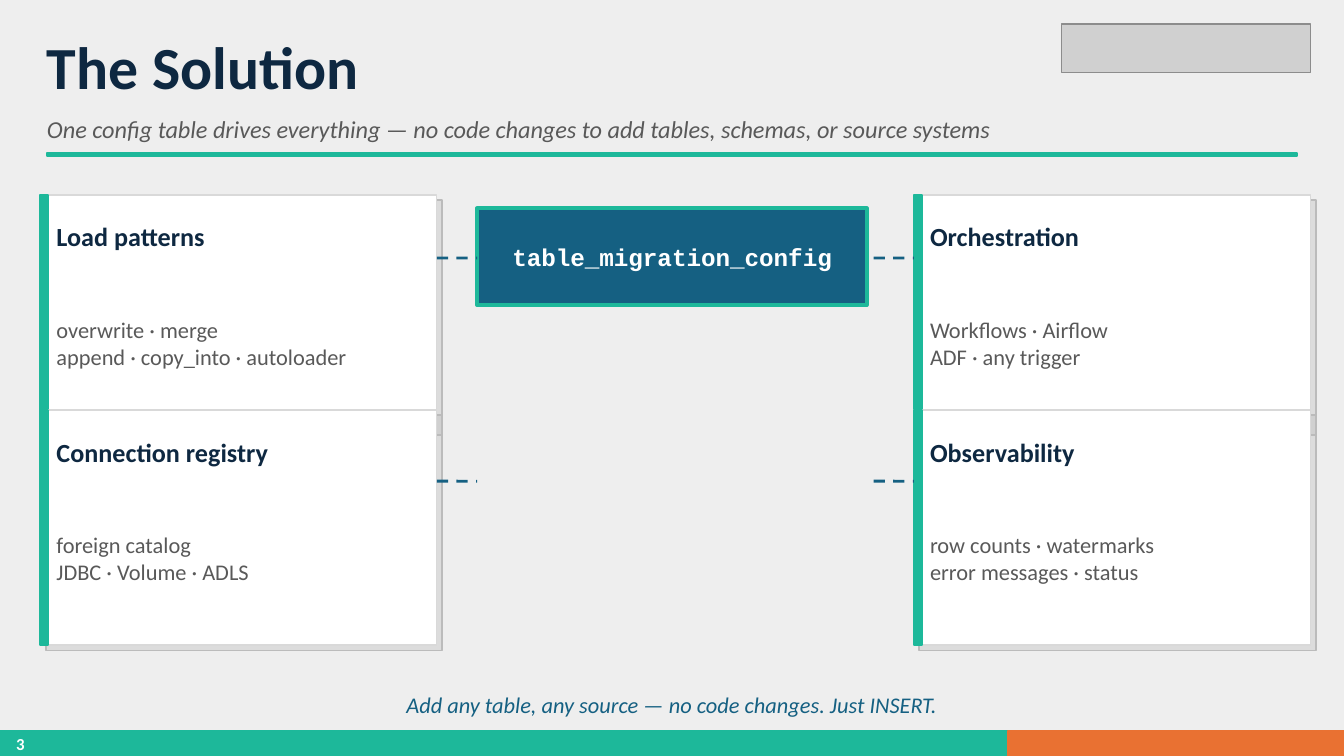
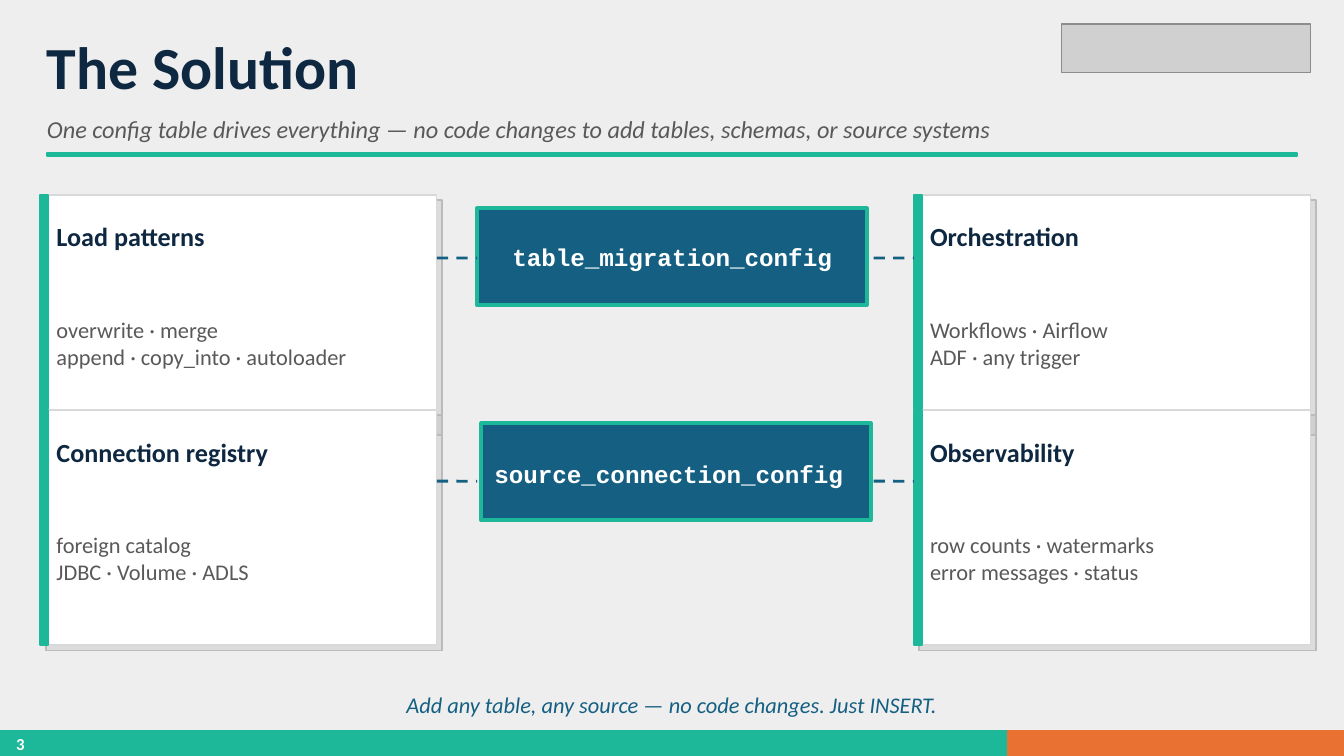
Before and after one commit to M-Tracy-Anderson/metadriven_data_ingestion, a slide deck: slide 3 of DBX_Metadata_Ingestion.pptx. Drawn at 1344x756 pixels with LibreOffice and Linux fonts; fonts in the diff are those of the drawing; grey boxes stand for pictures; background and template pictures are left out. Boxes give left, top, right and bottom in pixels: in the first picture for what was removed or moved away, otherwise in the second. Text is boxed around its words. In the diff, an @@ line names an element or a change of style, - is before the commit and + after.

```diff
--- a/DBX_Metadata_Ingestion.pptx
+++ b/DBX_Metadata_Ingestion.pptx
@@ rectangle added at box(481, 423, 871, 520), fill #156082, outline #1DB89A 2 pt, 13 pt, text #FFFFFF, bold @@
+source_connection_config
```
Also in this commit, not shown: 3 other slides changed.
